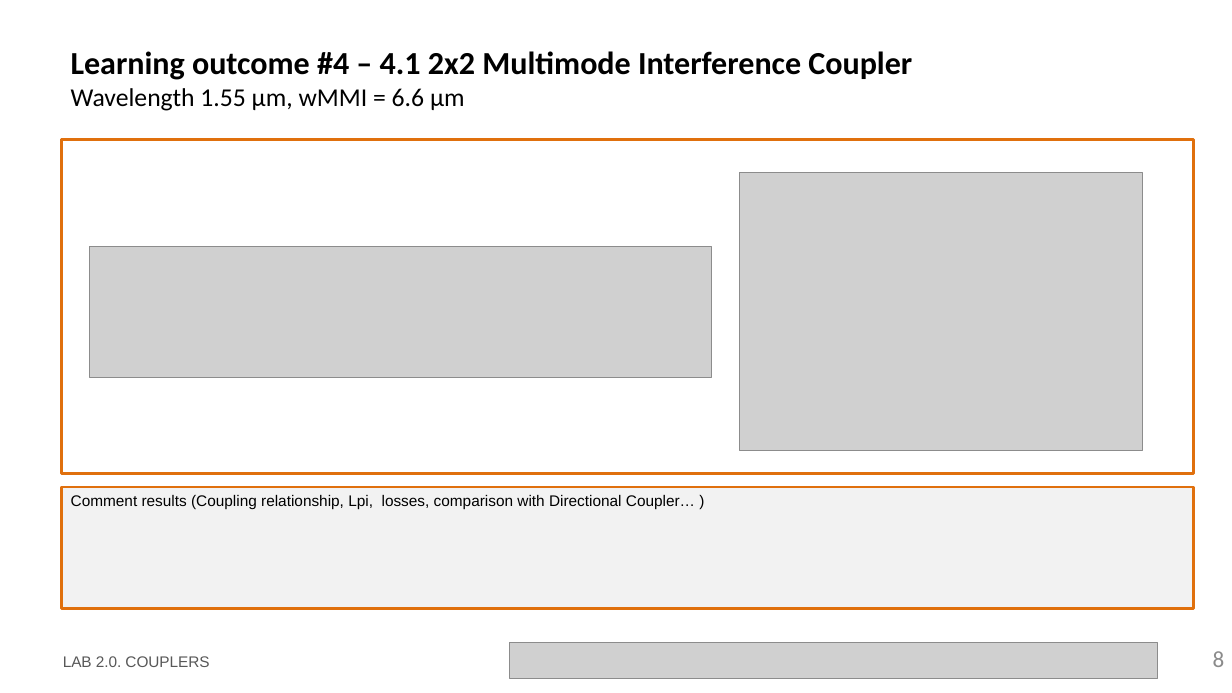
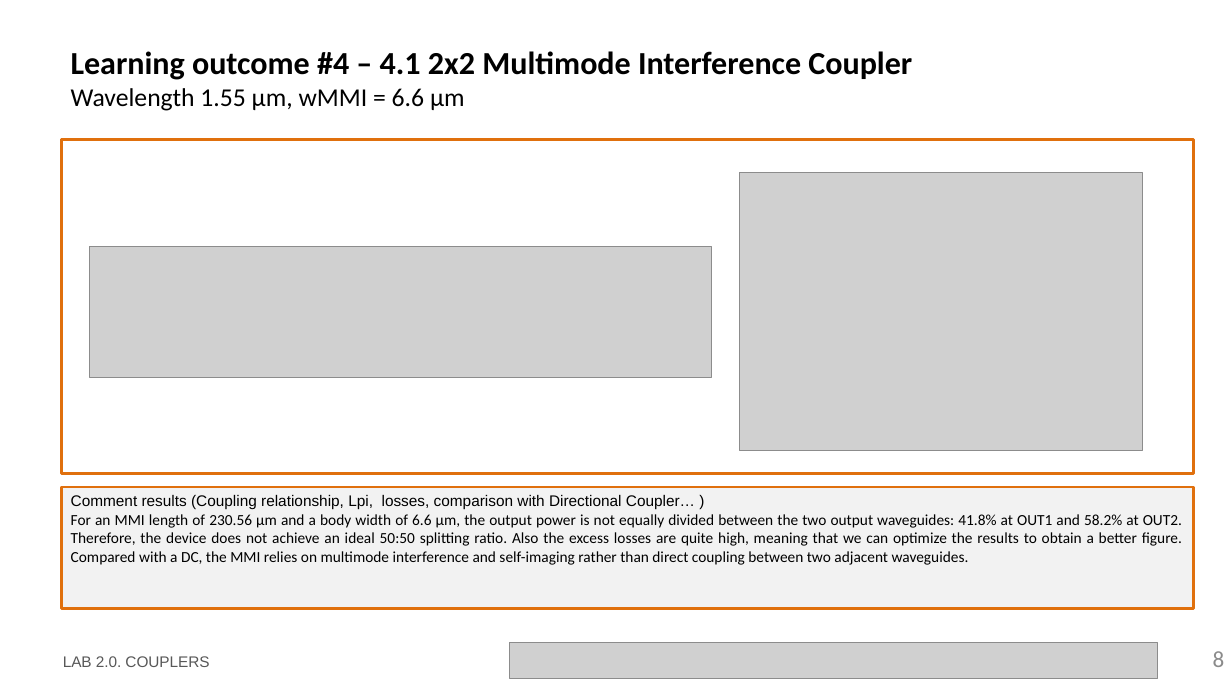
Before and after one commit to SergioC-upv/pic-upv-lab2, a slide deck: slide 8 of LabBook_20.pptx. Drawn at 1232x693 pixels with LibreOffice and Linux fonts; fonts in the diff are those of the drawing; grey boxes stand for pictures; background and template pictures are left out. Boxes give left, top, right and bottom in pixels: in the first picture for what was removed or moved away, otherwise in the second. Text is boxed around its words. In the diff, an @@ line names an element or a change of style, - is before the commit and + after.

```diff
--- a/LabBook_20.pptx
+++ b/LabBook_20.pptx
@@ text in rectangle at [71, 514, 1182, 565]: paragraph added @@
+For an MMI length of 230.56 µm and a body width of 6.6 µm, the output power is not equally divided between the two output waveguides: 41.8% at OUT1 and 58.2% at OUT2. Therefore, the device does not achieve an ideal 50:50 splitting ratio. Also the excess losses are quite high, meaning that we can optimize the results to obtain a better figure. Compared with a DC, the MMI relies on multimode interference and self-imaging rather than direct coupling between two adjacent waveguides.
```
Also in this commit, not shown: 11 other slides changed.
